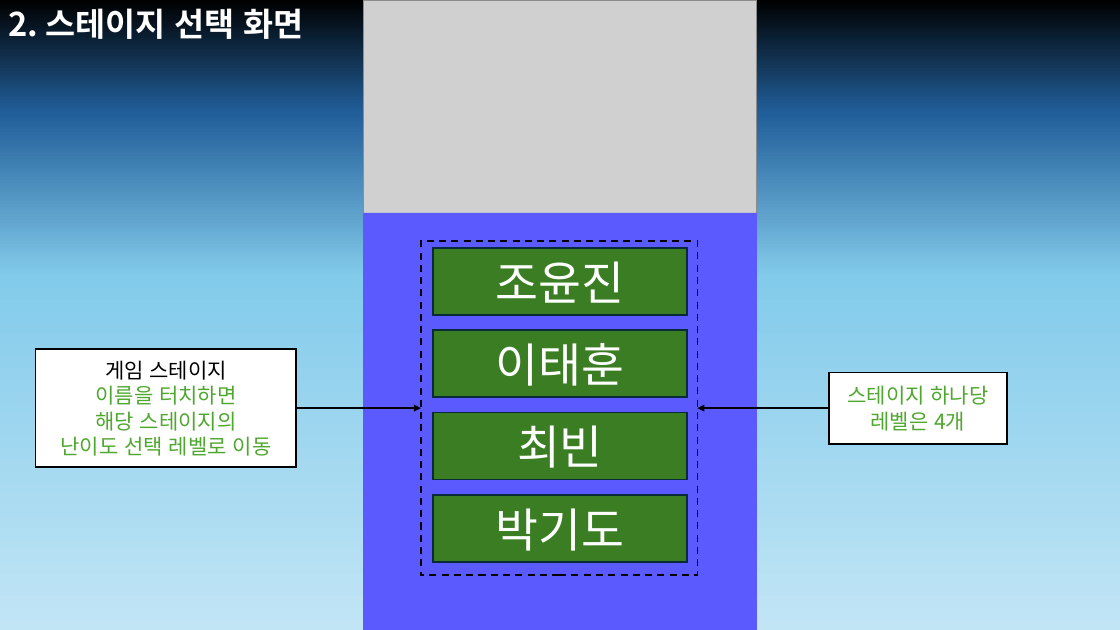
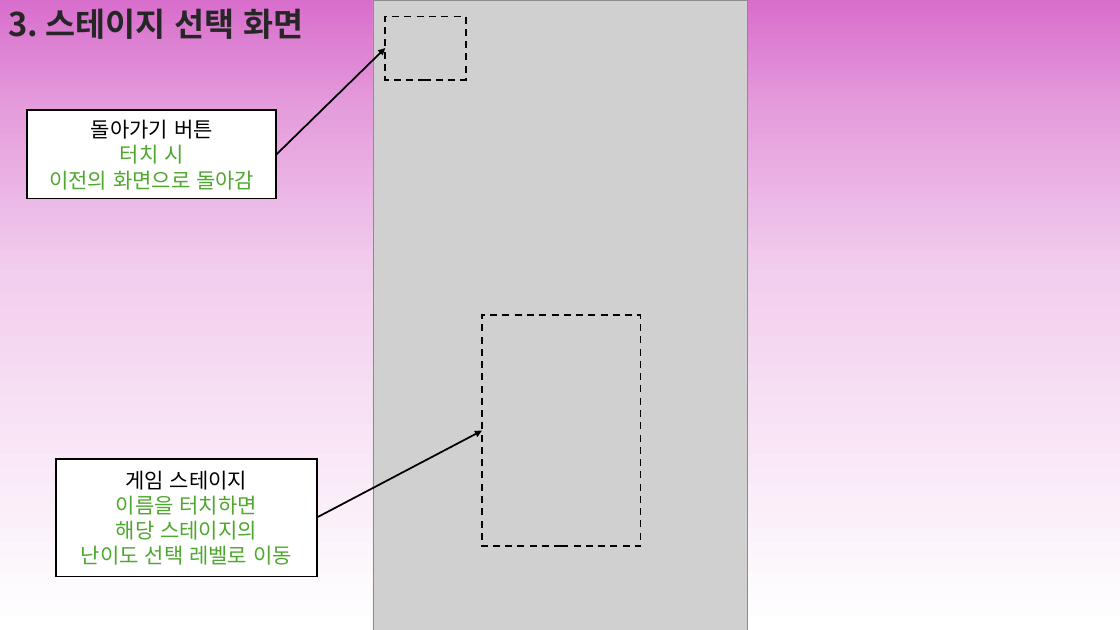
Before and after one commit to Joyoounjin/6team_miniproject, a slide deck: slide 4 of 66 게임 팀.pptx (slide 3 before the commit). Drawn at 1120x630 pixels with LibreOffice and Linux fonts; fonts in the diff are those of the drawing; grey boxes stand for pictures. Boxes give left, top, right and bottom in pixels: in the first picture for what was removed or moved away, otherwise in the second. Text is boxed around its words. In the diff, an @@ line names an element or a change of style, - is before the commit and + after.

```diff
--- a/66 게임 팀.pptx
+++ b/66 게임 팀.pptx
@@ background gradient #000000 to #215F9A to #83CBEB to #C1E5F5 to gradient #D86ECC to #E59EDD to #F2CFEE to #FFFFFF @@
@@ text at (8, 8, 304, 39): text changed; text colour #FFFFFF to #262626 @@
-2. 스테이지 선택 화면
+3. 스테이지 선택 화면
@@ picture: place and size @@
-picture at (363, 0, 757, 630)
+picture at (373, 0, 747, 630)
@@ rectangle added at (386, 17, 466, 80), outline #000000 1.5 pt dashed @@
@@ arrow added from (276, 155) to (386, 48), #000000 1.5 pt @@
@@ rectangle added at (27, 110, 276, 198), fill #FFFFFF, outline #000000 1.5 pt, 18 pt, text #4EA72E @@
+돌아가기 버튼
+터치 시
+이전의 화면으로 돌아감
@@ rectangle removed at (363, 213, 757, 630) @@
@@ rectangle removed at (433, 248, 687, 315) @@
-조윤진
@@ rectangle: place and size @@
-rectangle at (421, 241, 697, 576)
+rectangle at (482, 315, 641, 547)
@@ rectangle removed at (433, 330, 687, 397) @@
-이태훈
@@ rectangle removed at (829, 372, 1007, 444) @@
-스테이지 하나당
-레벨은 4개
@@ rectangle removed at (433, 413, 687, 480) @@
-최빈
@@ arrow removed from (829, 408) to (697, 408) @@
@@ arrow moved from (297, 408) - (421, 408) to (317, 518) - (482, 431) @@
@@ rectangle "게임 스테이지": place and size @@
-rectangle "게임 스테이지" at (35, 350, 296, 467)
+rectangle "게임 스테이지" at (56, 459, 317, 576)
@@ rectangle removed at (433, 495, 687, 562) @@
-박기도
```
Also in this commit, not shown: 7 other slides changed, 2 slides added, 1 slide removed.
